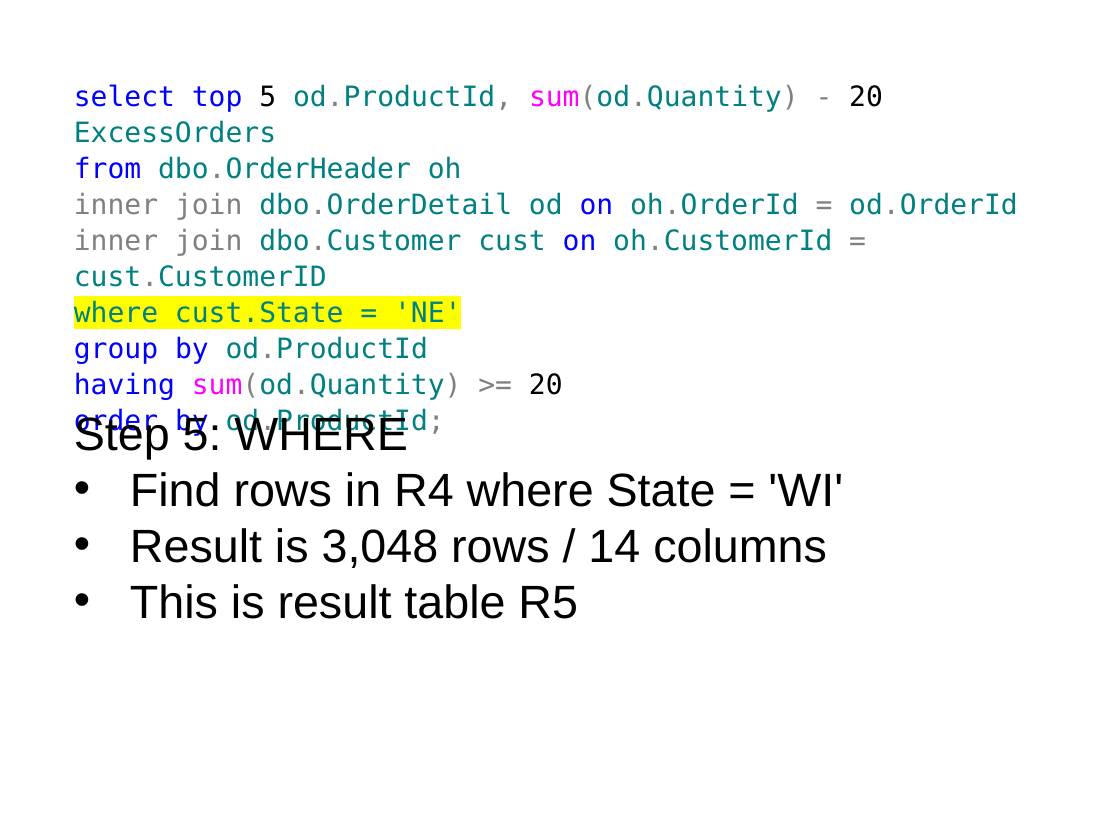
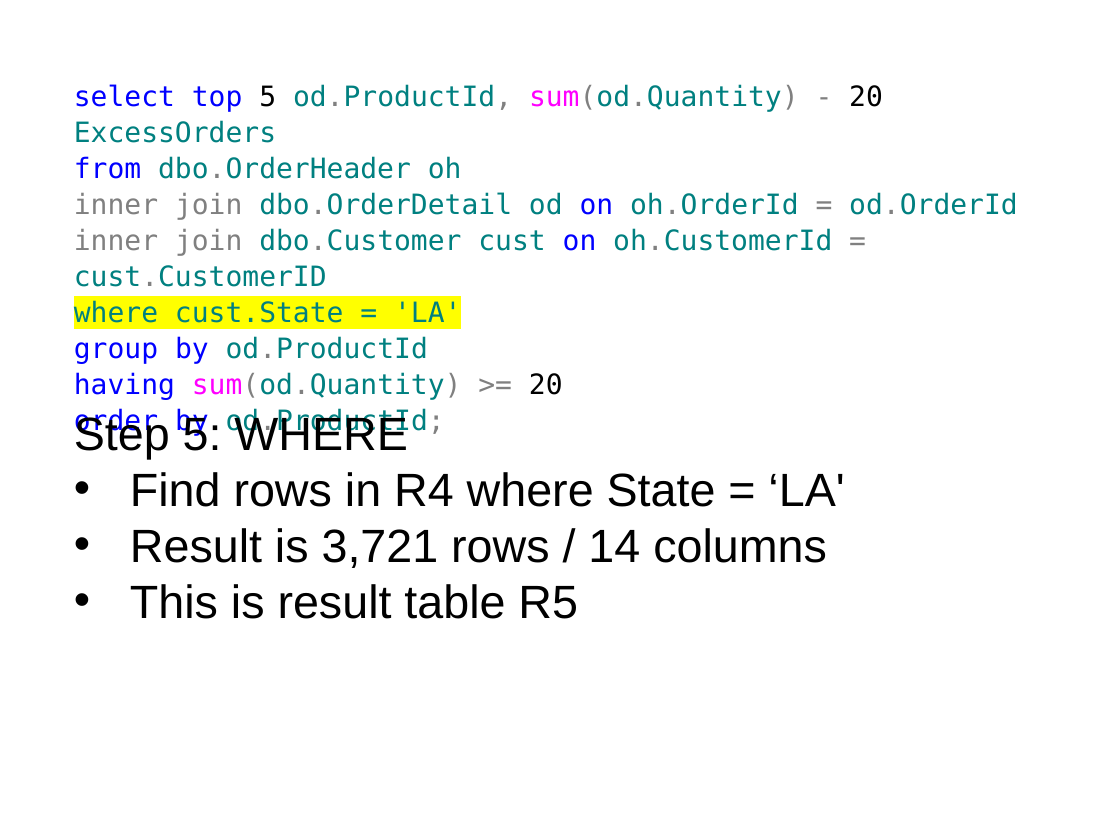
Before and after one commit to tf3604/OptimizerPresentation, a slide deck: slide 13 of Optimizer.pptx. Drawn at 1120x840 pixels with LibreOffice and Linux fonts; fonts in the diff are those of the drawing; background and template pictures are left out. Boxes give left, top, right and bottom in pixels: in the first picture for what was removed or moved away, otherwise in the second. Text is boxed around its words. In the diff, an @@ line names an element or a change of style, - is before the commit and + after.

```diff
--- a/Optimizer.pptx
+++ b/Optimizer.pptx
@@ text at [74,300,461,323]: text changed @@
-where cust.State = 'NE'
+where cust.State = 'LA'
@@ text at [130,472,844,568]: text changed @@
-• Find rows in R4 where State = 'WI'
-• Result is 3,048 rows / 14 columns
+• Find rows in R4 where State = ‘LA'
+• Result is 3,721 rows / 14 columns
```
Also in this commit, not shown: 14 other slides changed.
